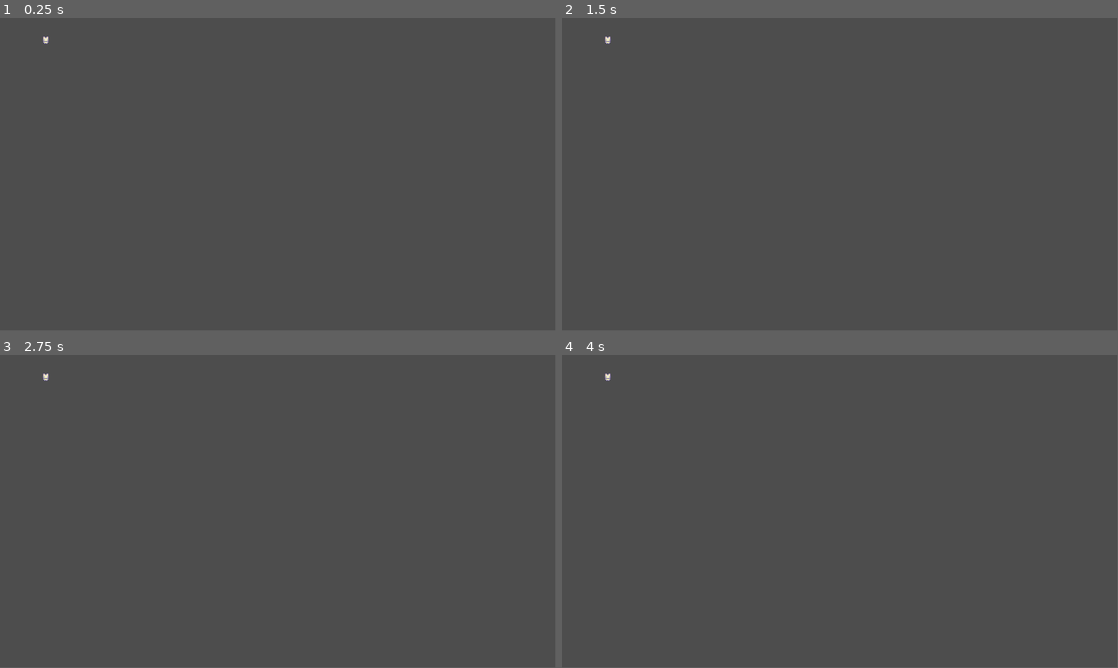
Above: before the commit, frames 1-4 (two rows, left to right).
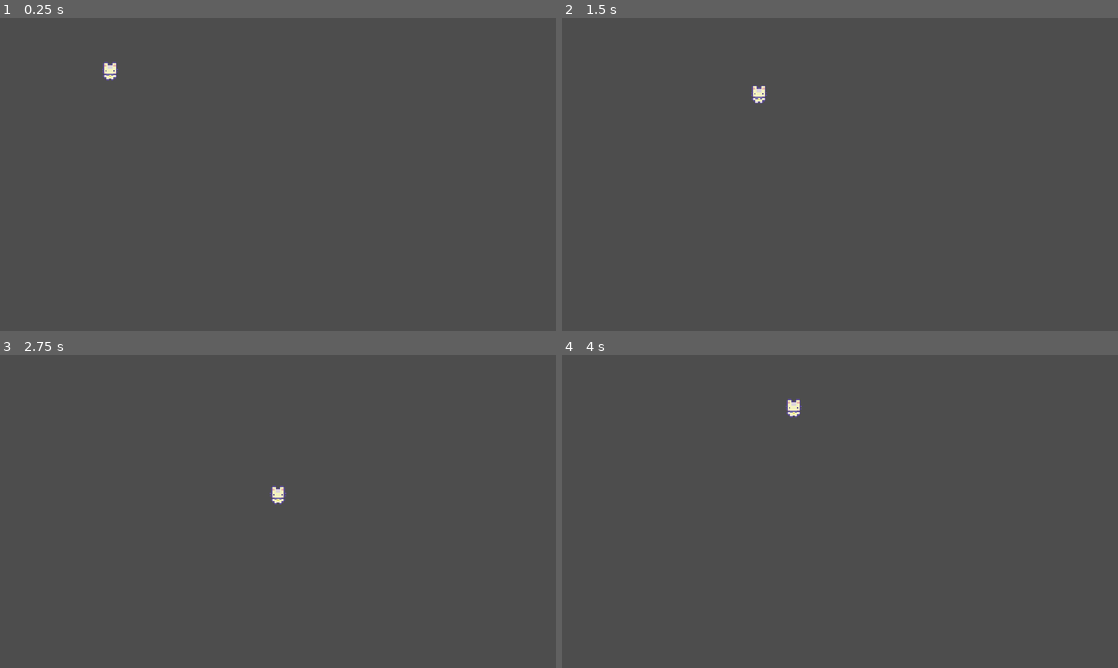
Above: after the commit, the same moments.

Repository: maemreyo/segodo
Game: Godot game, scene res://Levels/game_level.tscn
Two runs of this game, one before a commit and one after it. Both use one fixed random seed, a clock stepped at 60 frames per second and the inputs below.
Inputs:
- Up to frame 1 (0.25 s): no input
- Up to frame 2 (1.5 s): tap Enter at 0.5 s; hold D (right, bound only after the commit) 0.53-1.28 s; hold S (down, bound only after the commit) from 1.28 s (still down)
- Up to frame 3 (2.75 s): release S (down, bound only after the commit) at 2.03 s; hold D (right, bound only after the commit) from 2.03 s (still down)
- Up to frame 4 (4 s): release D (right, bound only after the commit) at 2.78 s; hold W (up, bound only after the commit) 2.78-3.53 s; hold A (left, bound only after the commit) from 3.53 s (still down)
In our replay, the window is 799x449 before the commit and 800x450 after it. These sizes can differ from the game's own. Grey fills any space a smaller window leaves; there, only what the larger window draws over its background counts as a difference.

The runs differ from the first frame. In frame 1, 0.2% of the frame differs, in the area x 7-22%, y 5-20%; in frame 2, 0.2%; in frame 3, 0.2%; in frame 4, 0.2%.

Commit message:
feat: Add Animation for Player

Diff:
--- a/Characters/player_cat.gd
+++ b/Characters/player_cat.gd
@@ -1 +1,30 @@
 extends CharacterBody2D
+
+@export var move_speed: float = 100
+@export var starting_direction : Vector2 = Vector2(0, 1)
+
+@onready var animation_tree = $AnimationTree
+
+func _ready():
+#	animation_tree.set("parameters/Idle/blend_position", starting_direction)
+	update_animation_parameters(starting_direction)
+
+func _physics_process(_delta):
+	# Get input direction
+	var input_direction = Vector2(
+		Input.get_action_strength("right") - Input.get_action_strength("left"),
+		Input.get_action_strength("down") - Input.get_action_strength("up")
+	)
+	print(input_direction)
+	update_animation_parameters(input_direction)
+	# Update velocity
+	velocity = input_direction * move_speed
+
+	# Move and slide function uses velocity of character body to move character on map
+	move_and_slide()
+
+func update_animation_parameters(move_input: Vector2):
+	# Dont change animation parameters if there is no move input
+	if(move_input != Vector2.ZERO):
+		animation_tree.set("parameters/Walk/blend_position", move_input)
+		animation_tree.set("parameters/Idle/blend_position", move_input)
--- a/Characters/player_cat.tscn
+++ b/Characters/player_cat.tscn
@@ -1,10 +1,243 @@
-[gd_scene load_steps=4 format=3 uid="uid://daavwekbi8okx"]
+[gd_scene load_steps=30 format=3 uid="uid://daavwekbi8okx"]
 
 [ext_resource type="Script" path="res://Characters/player_cat.gd" id="1_2o10r"]
 [ext_resource type="Texture2D" uid="uid://csh42knr21rfc" path="res://Art/Sprout Lands - Sprites - Basic pack/Characters/Basic Charakter Spritesheet.png" id="1_6tdi0"]
 
 [sub_resource type="RectangleShape2D" id="RectangleShape2D_1uhot"]
 size = Vector2(12, 6)
+
+[sub_resource type="Animation" id="Animation_s21ox"]
+length = 0.001
+tracks/0/type = "value"
+tracks/0/imported = false
+tracks/0/enabled = true
+tracks/0/path = NodePath("Sprite2D:frame")
+tracks/0/interp = 1
+tracks/0/loop_wrap = true
+tracks/0/keys = {
+"times": PackedFloat32Array(0),
+"transitions": PackedFloat32Array(1),
+"update": 1,
+"values": [0]
+}
+
+[sub_resource type="Animation" id="Animation_lgfrh"]
+resource_name = "idle_down"
+length = 0.4
+loop_mode = 1
+tracks/0/type = "value"
+tracks/0/imported = false
+tracks/0/enabled = true
+tracks/0/path = NodePath("Sprite2D:frame")
+tracks/0/interp = 1
+tracks/0/loop_wrap = true
+tracks/0/keys = {
+"times": PackedFloat32Array(0, 0.2),
+"transitions": PackedFloat32Array(1, 1),
+"update": 1,
+"values": [0, 1]
+}
+
+[sub_resource type="Animation" id="Animation_swh7p"]
+resource_name = "idle_left"
+length = 0.4
+loop_mode = 1
+tracks/0/type = "value"
+tracks/0/imported = false
+tracks/0/enabled = true
+tracks/0/path = NodePath("Sprite2D:frame")
+tracks/0/interp = 1
+tracks/0/loop_wrap = true
+tracks/0/keys = {
+"times": PackedFloat32Array(0, 0.2),
+"transitions": PackedFloat32Array(1, 1),
+"update": 1,
+"values": [8, 9]
+}
+
+[sub_resource type="Animation" id="Animation_efu2q"]
+resource_name = "idle_right"
+length = 0.4
+loop_mode = 1
+tracks/0/type = "value"
+tracks/0/imported = false
+tracks/0/enabled = true
+tracks/0/path = NodePath("Sprite2D:frame")
+tracks/0/interp = 1
+tracks/0/loop_wrap = true
+tracks/0/keys = {
+"times": PackedFloat32Array(0, 0.2),
+"transitions": PackedFloat32Array(1, 1),
+"update": 1,
+"values": [12, 13]
+}
+
+[sub_resource type="Animation" id="Animation_rpo1w"]
+resource_name = "idle_up"
+length = 0.4
+loop_mode = 1
+tracks/0/type = "value"
+tracks/0/imported = false
+tracks/0/enabled = true
+tracks/0/path = NodePath("Sprite2D:frame")
+tracks/0/interp = 1
+tracks/0/loop_wrap = true
+tracks/0/keys = {
+"times": PackedFloat32Array(0, 0.2),
+"transitions": PackedFloat32Array(1, 1),
+"update": 1,
+"values": [4, 5]
+}
+
+[sub_resource type="Animation" id="Animation_mr1po"]
+resource_name = "walk_left"
+length = 0.4
+loop_mode = 1
+tracks/0/type = "value"
+tracks/0/imported = false
+tracks/0/enabled = true
+tracks/0/path = NodePath("Sprite2D:frame")
+tracks/0/interp = 1
+tracks/0/loop_wrap = true
+tracks/0/keys = {
+"times": PackedFloat32Array(0, 0.2),
+"transitions": PackedFloat32Array(1, 1),
+"update": 2,
+"values": [10, 11]
+}
+
+[sub_resource type="Animation" id="Animation_0356y"]
+resource_name = "walk_right"
+length = 0.4
+loop_mode = 1
+tracks/0/type = "value"
+tracks/0/imported = false
+tracks/0/enabled = true
+tracks/0/path = NodePath("Sprite2D:frame")
+tracks/0/interp = 1
+tracks/0/loop_wrap = true
+tracks/0/keys = {
+"times": PackedFloat32Array(0, 0.2),
+"transitions": PackedFloat32Array(1, 1),
+"update": 2,
+"values": [14, 15]
+}
+
+[sub_resource type="Animation" id="Animation_bmyjn"]
+resource_name = "walk_down"
+length = 0.4
+loop_mode = 1
+tracks/0/type = "value"
+tracks/0/imported = false
+tracks/0/enabled = true
+tracks/0/path = NodePath("Sprite2D:frame")
+tracks/0/interp = 1
+tracks/0/loop_wrap = true
+tracks/0/keys = {
+"times": PackedFloat32Array(0, 0.2),
+"transitions": PackedFloat32Array(1, 1),
+"update": 2,
+"values": [2, 3]
+}
+
+[sub_resource type="Animation" id="Animation_qd2gs"]
+resource_name = "walk_up"
+length = 0.4
+loop_mode = 1
+tracks/0/type = "value"
+tracks/0/imported = false
+tracks/0/enabled = true
+tracks/0/path = NodePath("Sprite2D:frame")
+tracks/0/interp = 1
+tracks/0/loop_wrap = true
+tracks/0/keys = {
+"times": PackedFloat32Array(0, 0.2),
+"transitions": PackedFloat32Array(1, 1),
+"update": 2,
+"values": [6, 7]
+}
+
+[sub_resource type="AnimationLibrary" id="AnimationLibrary_kuinv"]
+_data = {
+"RESET": SubResource("Animation_s21ox"),
+"idle_down": SubResource("Animation_lgfrh"),
+"idle_left": SubResource("Animation_swh7p"),
+"idle_right": SubResource("Animation_efu2q"),
+"idle_up": SubResource("Animation_rpo1w"),
+"walk_down": SubResource("Animation_bmyjn"),
+"walk_left": SubResource("Animation_mr1po"),
+"walk_right": SubResource("Animation_0356y"),
+"walk_up": SubResource("Animation_qd2gs")
+}
+
+[sub_resource type="AnimationNodeAnimation" id="AnimationNodeAnimation_my6hs"]
+animation = &"idle_down"
+
+[sub_resource type="AnimationNodeAnimation" id="AnimationNodeAnimation_dscf3"]
+animation = &"idle_up"
+
+[sub_resource type="AnimationNodeAnimation" id="AnimationNodeAnimation_cpvbq"]
+animation = &"idle_left"
+
+[sub_resource type="AnimationNodeAnimation" id="AnimationNodeAnimation_ay0ru"]
+animation = &"idle_right"
+
+[sub_resource type="AnimationNodeBlendSpace2D" id="AnimationNodeBlendSpace2D_nfdht"]
+blend_point_0/node = SubResource("AnimationNodeAnimation_my6hs")
+blend_point_0/pos = Vector2(0, 1.1)
+blend_point_1/node = SubResource("AnimationNodeAnimation_dscf3")
+blend_point_1/pos = Vector2(0, -1.1)
+blend_point_2/node = SubResource("AnimationNodeAnimation_cpvbq")
+blend_point_2/pos = Vector2(-1, 0)
+blend_point_3/node = SubResource("AnimationNodeAnimation_ay0ru")
+blend_point_3/pos = Vector2(1, 0)
+min_space = Vector2(-1, -1.1)
+max_space = Vector2(1, 1.1)
+blend_mode = 1
+
+[sub_resource type="AnimationNodeAnimation" id="AnimationNodeAnimation_fd4ay"]
+animation = &"walk_down"
+
+[sub_resource type="AnimationNodeAnimation" id="AnimationNodeAnimation_1ip7p"]
+animation = &"walk_up"
+
+[sub_resource type="AnimationNodeAnimation" id="AnimationNodeAnimation_a2aq0"]
+animation = &"walk_left"
+
+[sub_resource type="AnimationNodeAnimation" id="AnimationNodeAnimation_gh245"]
+animation = &"walk_right"
+
+[sub_resource type="AnimationNodeBlendSpace2D" id="AnimationNodeBlendSpace2D_t7tc2"]
+blend_point_0/node = SubResource("AnimationNodeAnimation_fd4ay")
+blend_point_0/pos = Vector2(0, 1.1)
+blend_point_1/node = SubResource("AnimationNodeAnimation_1ip7p")
+blend_point_1/pos = Vector2(0, -1.1)
+blend_point_2/node = SubResource("AnimationNodeAnimation_a2aq0")
+blend_point_2/pos = Vector2(-1, 0)
+blend_point_3/node = SubResource("AnimationNodeAnimation_gh245")
+blend_point_3/pos = Vector2(1, 0)
+min_space = Vector2(-1, -1.1)
+max_space = Vector2(1, 1.1)
+blend_mode = 1
+
+[sub_resource type="AnimationNodeStateMachineTransition" id="AnimationNodeStateMachineTransition_mym2f"]
+auto_advance = true
+
+[sub_resource type="AnimationNodeStateMachineTransition" id="AnimationNodeStateMachineTransition_doqib"]
+
+[sub_resource type="AnimationNodeStateMachineTransition" id="AnimationNodeStateMachineTransition_peqog"]
+
+[sub_resource type="AnimationNodeStateMachineTransition" id="AnimationNodeStateMachineTransition_lw8wo"]
+
+[sub_resource type="AnimationNodeStateMachine" id="AnimationNodeStateMachine_msfl0"]
+states/Idle/node = SubResource("AnimationNodeBlendSpace2D_nfdht")
+states/Idle/position = Vector2(359, 100.25)
+states/Start/position = Vector2(156.5, 100.125)
+states/Walk/node = SubResource("AnimationNodeBlendSpace2D_t7tc2")
+states/Walk/position = Vector2(535.5, 99.625)
+transitions = ["Start", "Idle", SubResource("AnimationNodeStateMachineTransition_mym2f"), "Idle", "Walk", SubResource("AnimationNodeStateMachineTransition_doqib"), "Walk", "Idle", SubResource("AnimationNodeStateMachineTransition_peqog"), "Walk", "End", SubResource("AnimationNodeStateMachineTransition_lw8wo")]
+
+[sub_resource type="AnimationNodeStateMachinePlayback" id="AnimationNodeStateMachinePlayback_4qf6t"]
 
 [node name="PlayerCat" type="CharacterBody2D"]
 script = ExtResource("1_2o10r")
@@ -17,3 +250,16 @@
 [node name="CollisionShape2D" type="CollisionShape2D" parent="."]
 position = Vector2(0, 5)
 shape = SubResource("RectangleShape2D_1uhot")
+
+[node name="AnimationPlayer" type="AnimationPlayer" parent="."]
+libraries = {
+"": SubResource("AnimationLibrary_kuinv")
+}
+
+[node name="AnimationTree" type="AnimationTree" parent="."]
+tree_root = SubResource("AnimationNodeStateMachine_msfl0")
+anim_player = NodePath("../AnimationPlayer")
+active = true
+parameters/playback = SubResource("AnimationNodeStateMachinePlayback_4qf6t")
+parameters/Idle/blend_position = Vector2(0, 0.914346)
+parameters/Walk/blend_position = Vector2(-0.00210083, 0.985513)
--- a/project.godot
+++ b/project.godot
@@ -15,6 +15,40 @@
 config/features=PackedStringArray("4.0", "Forward Plus")
 config/icon="res://icon.svg"
 
+[display]
+
+window/size/viewport_width=1920
+window/size/viewport_height=1080
+window/stretch/mode="canvas_items"
+window/stretch/scale=4.0
+
+[input]
+
+right={
+"deadzone": 0.5,
+"events": [Object(InputEventKey,"resource_local_to_scene":false,"resource_name":"","device":0,"window_id":0,"alt_pressed":false,"shift_pressed":false,"ctrl_pressed":false,"meta_pressed":false,"pressed":false,"keycode":0,"physical_keycode":68,"unicode":0,"echo":false,"script":null)
+, Object(InputEventKey,"resource_local_to_scene":false,"resource_name":"","device":0,"window_id":0,"alt_pressed":false,"shift_pressed":false,"ctrl_pressed":false,"meta_pressed":false,"pressed":false,"keycode":0,"physical_keycode":4194321,"unicode":0,"echo":false,"script":null)
+]
+}
+left={
+"deadzone": 0.5,
+"events": [Object(InputEventKey,"resource_local_to_scene":false,"resource_name":"","device":0,"window_id":0,"alt_pressed":false,"shift_pressed":false,"ctrl_pressed":false,"meta_pressed":false,"pressed":false,"keycode":0,"physical_keycode":65,"unicode":0,"echo":false,"script":null)
+, Object(InputEventKey,"resource_local_to_scene":false,"resource_name":"","device":-1,"window_id":0,"alt_pressed":false,"shift_pressed":false,"ctrl_pressed":false,"meta_pressed":false,"pressed":false,"keycode":0,"physical_keycode":4194319,"unicode":0,"echo":false,"script":null)
+]
+}
+down={
+"deadzone": 0.5,
+"events": [Object(InputEventKey,"resource_local_to_scene":false,"resource_name":"","device":0,"window_id":0,"alt_pressed":false,"shift_pressed":false,"ctrl_pressed":false,"meta_pressed":false,"pressed":false,"keycode":0,"physical_keycode":83,"unicode":0,"echo":false,"script":null)
+, Object(InputEventKey,"resource_local_to_scene":false,"resource_name":"","device":0,"window_id":0,"alt_pressed":false,"shift_pressed":false,"ctrl_pressed":false,"meta_pressed":false,"pressed":false,"keycode":0,"physical_keycode":4194322,"unicode":0,"echo":false,"script":null)
+]
+}
+up={
+"deadzone": 0.5,
+"events": [Object(InputEventKey,"resource_local_to_scene":false,"resource_name":"","device":0,"window_id":0,"alt_pressed":false,"shift_pressed":false,"ctrl_pressed":false,"meta_pressed":false,"pressed":false,"keycode":0,"physical_keycode":87,"unicode":0,"echo":false,"script":null)
+, Object(InputEventKey,"resource_local_to_scene":false,"resource_name":"","device":0,"window_id":0,"alt_pressed":false,"shift_pressed":false,"ctrl_pressed":false,"meta_pressed":false,"pressed":false,"keycode":0,"physical_keycode":4194320,"unicode":0,"echo":false,"script":null)
+]
+}
+
 [rendering]
 
 textures/canvas_textures/default_texture_filter=0
Not shown, changed: .DS_Store
Not shown, changed: Art/.DS_Store
Not shown, changed: Art/Sprout Lands - Sprites - Basic pack/.DS_Store
Not shown, changed: Art/Sprout Lands - Sprites - Basic pack/Tilesets/.DS_Store
Not shown, added: Art/Sprout Lands - Sprites - Basic pack/Tilesets/ground tiles/.DS_Store
